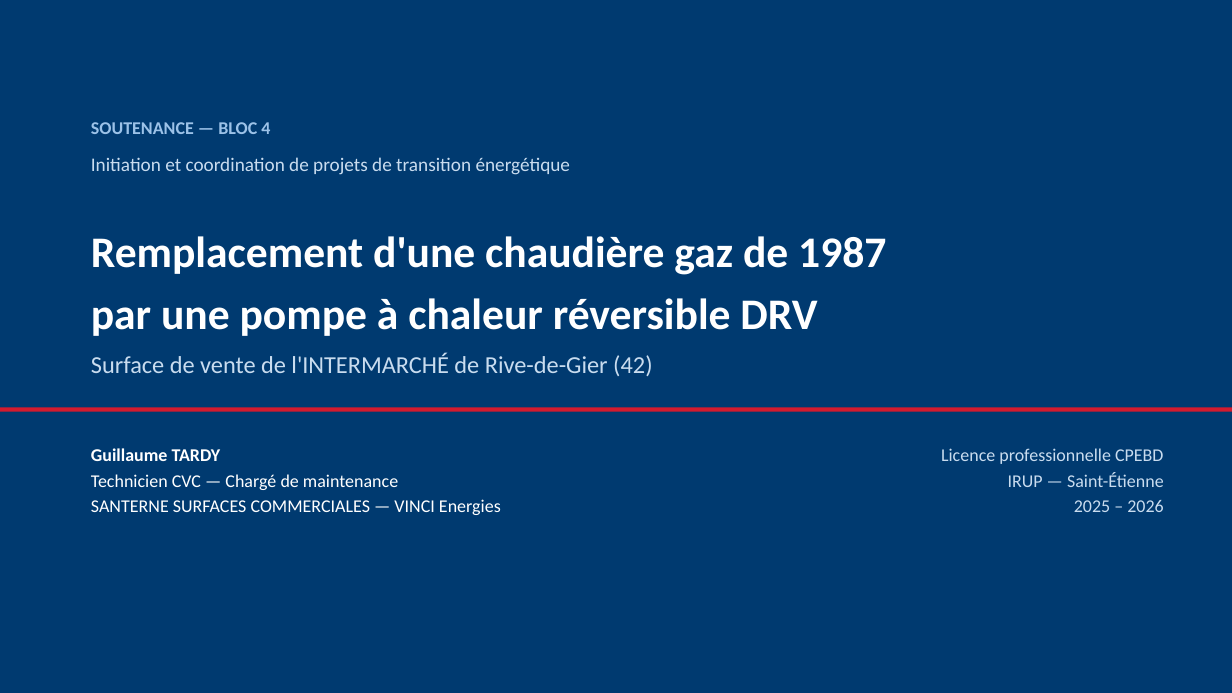
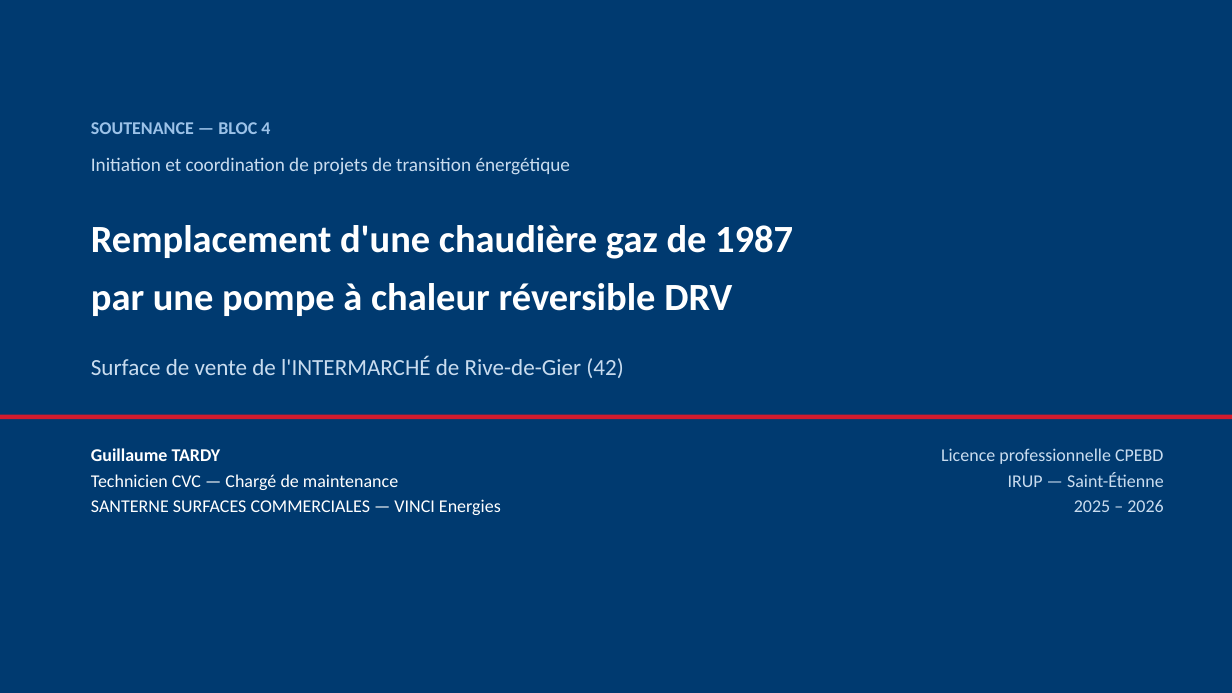
Before and after one commit to guigzT42/licence, a slide deck: slide 1 of rapport/Soutenance_Bloc4_VRV_Intermarche_Rive-de-Gier.pptx. Drawn at 1232x693 pixels with LibreOffice and Linux fonts; fonts in the diff are those of the drawing. Boxes give left, top, right and bottom in pixels: in the first picture for what was removed or moved away, otherwise in the second. Text is boxed around its words. In the diff, an @@ line names an element or a change of style, - is before the commit and + after.

```diff
--- a/rapport/Soutenance_Bloc4_VRV_Intermarche_Rive-de-Gier.pptx
+++ b/rapport/Soutenance_Bloc4_VRV_Intermarche_Rive-de-Gier.pptx
@@ text "Remplacement d'une chaudière gaz de ...": place and size @@
-text "Remplacement d'une chaudière gaz de ..." at box(91, 236, 886, 336)
+text "Remplacement d'une chaudière gaz de ..." at box(91, 225, 793, 316)
@@ text "Remplacement d'une chaudière gaz de ..." at box(91, 225, 793, 316): size 34 to 30 pt; line spacing 1.1 to 1.15 @@
@@ text "Surface de vente de l'INTERMARCHÉ ..." at box(91, 356, 623, 378): size 19 to 18 pt @@
@@ rectangle: place and size @@
-rectangle at box(0, 408, 1232, 412)
+rectangle at box(0, 415, 1232, 420)
```
Also in this commit, not shown: 20 other slides changed, 3 other files.
